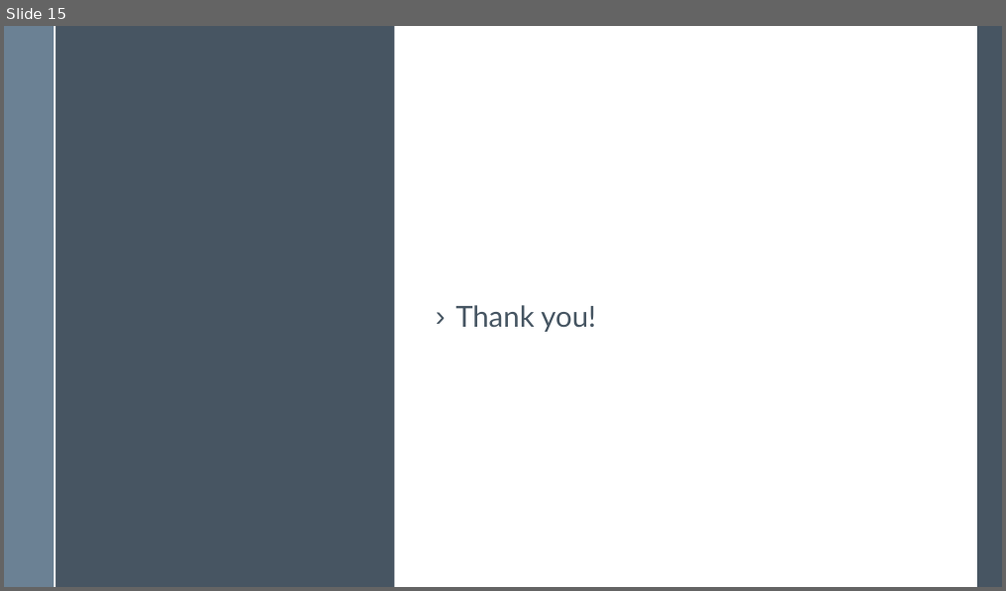
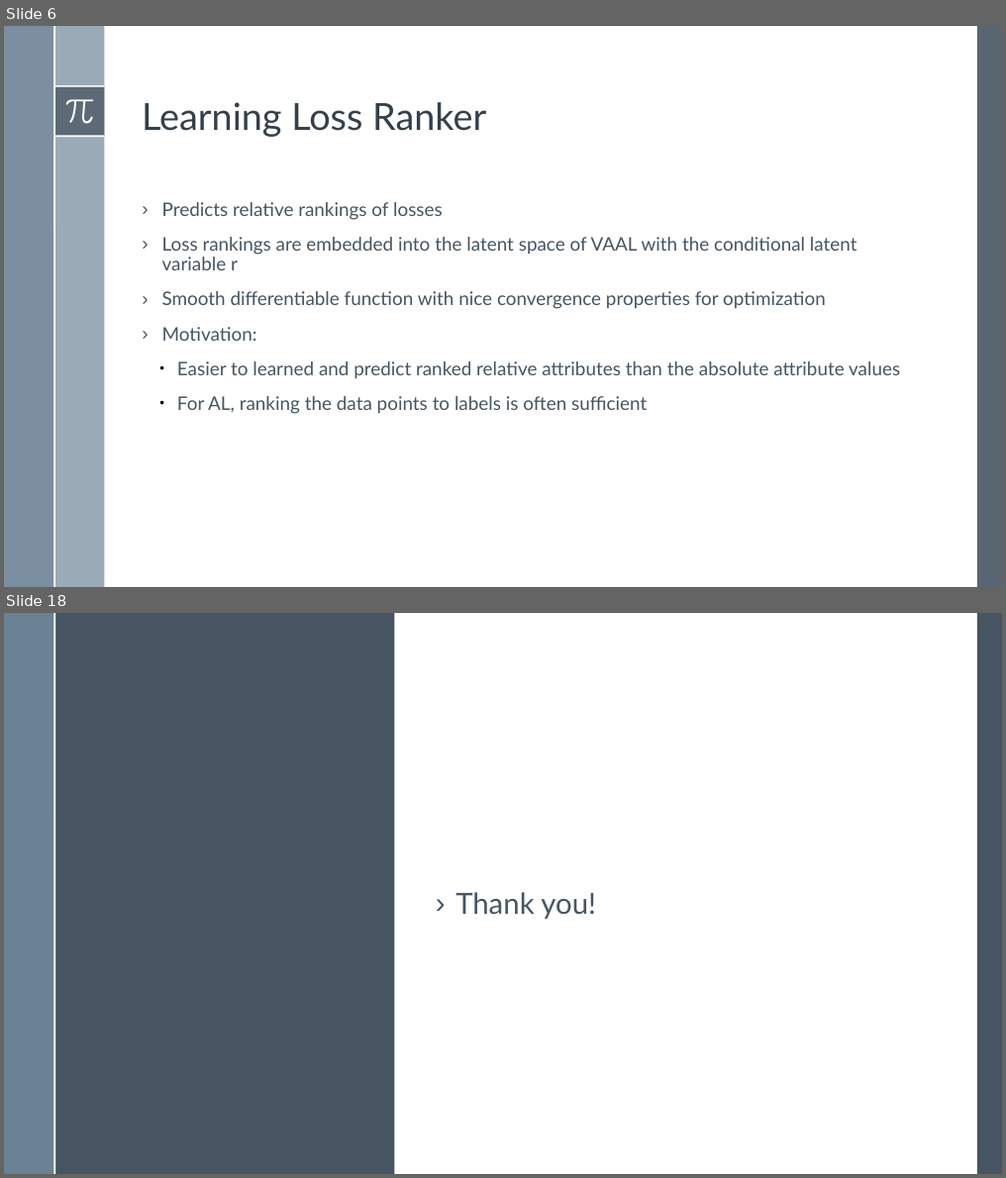
Before and after one commit to BardiaMojra/presentations, a slide deck: task_aware_variational_adversarial_active_learning/presentation.odp. Shown one above the other, each under a label of ours: slide 15 before the commit, slides 6 and 18 after it; the slides between them are not shown. The pictures are 1006x591 and 1006x1178 pixels, drawn with LibreOffice and Linux fonts; fonts in the diff are those of the drawing. Boxes give left, top, right and bottom in pixels: in the first picture for what was removed or moved away, otherwise in the second. Text is boxed around its words. In the diff, an @@ line names an element or a change of style, - is before the commit and + after.

```diff
--- a/task_aware_variational_adversarial_active_learning/presentation.odp
+++ b/task_aware_variational_adversarial_active_learning/presentation.odp
@@ slide 6 added at <box>4,26,1002,587</box>, background #FFFFFF; not listed: 6 template elements that a slide beside it also shows @@
@@ rectangle added at <box>977,26,1002,587</box>, fill #475562 at 90% opacity @@
@@ freeform shape added at <box>66,99,94,123</box>, fill #FFFFFF @@
@@ text added at <box>142,102,486,137</box>, 36 pt, text #344049 @@
+Learning Loss Ranker
@@ text added at <box>162,202,900,414</box>, 18 pt, text #465562 @@
+› Predicts relative rankings of losses
+› Loss rankings are embedded into the latent space of VAAL with the conditional latent variable r
+› Smooth differentiable function with nice convergence properties for optimization
+› Motivation:
+  ● Easier to learned and predict ranked relative attributes than the absolute attribute values
+  ● For AL, ranking the data points to labels is often sufficient
@@ what was slide 15 is now slide 18 @@
```
Also in this commit, not shown: 16 other slides added, 14 slides removed, 34 other files.
